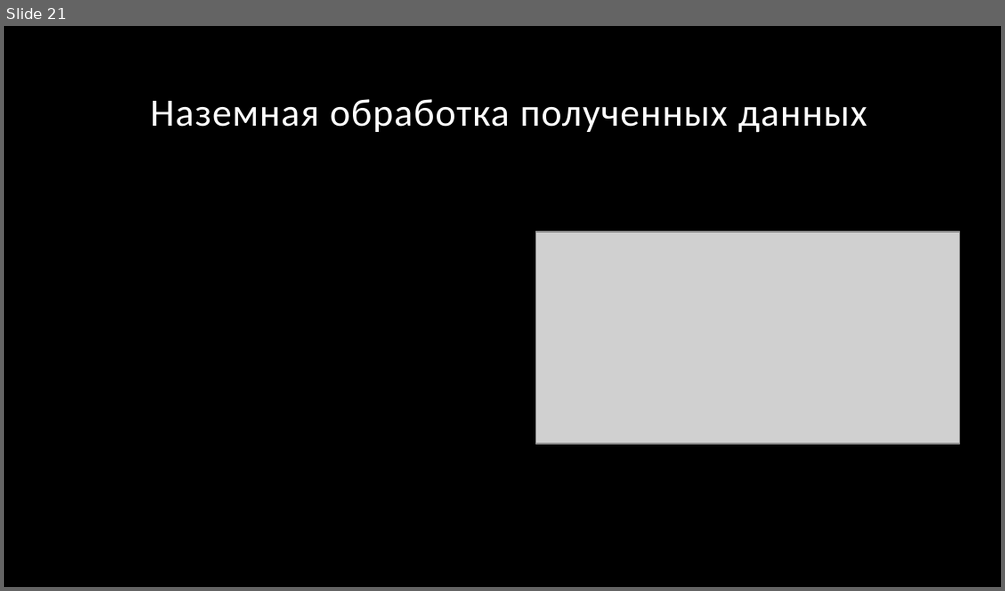
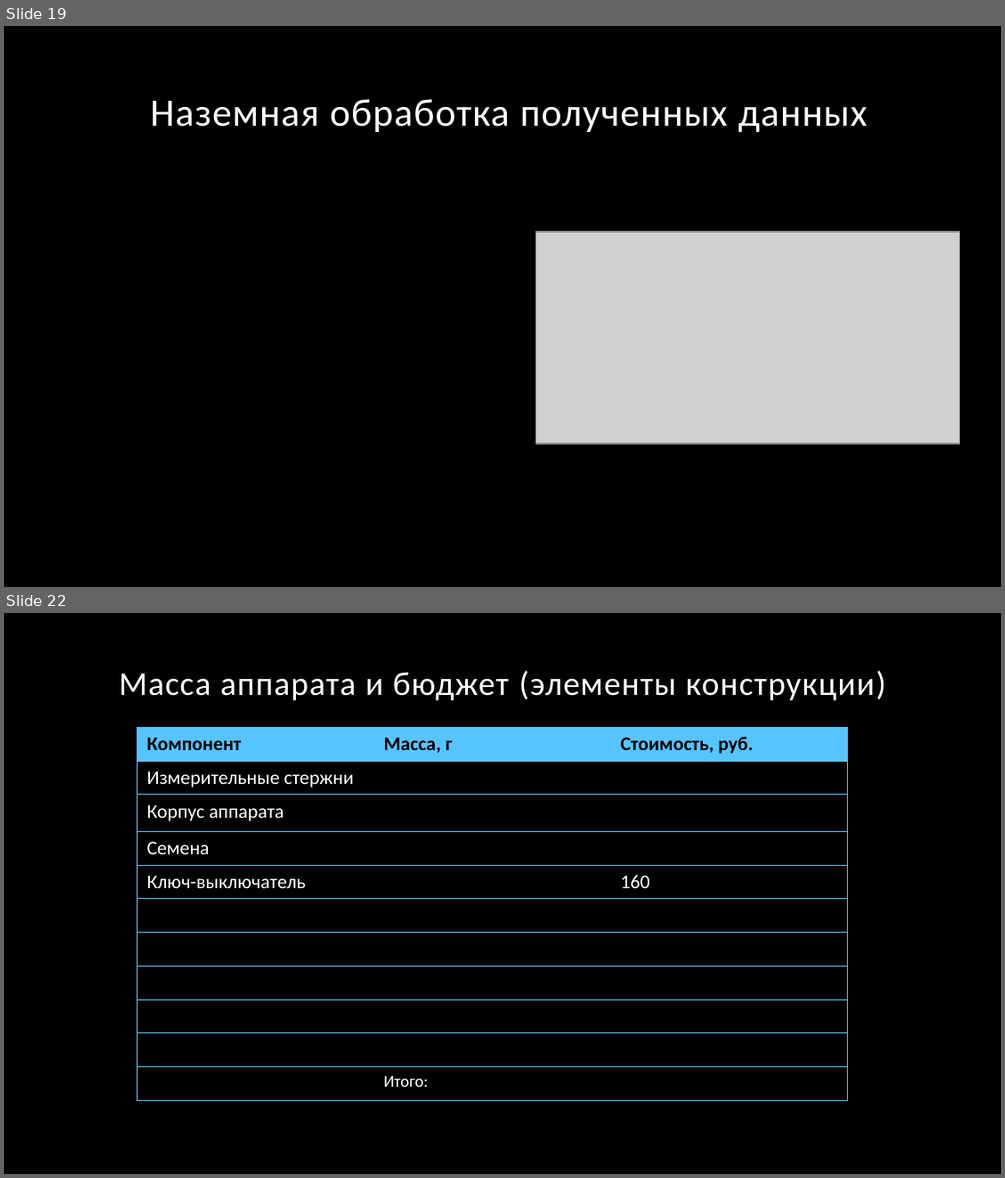
Before and after one commit to granum-space/cansat-2016, a slide deck: documents/Granum_winter-session.pptx. Shown one above the other, each under a label of ours: slide 21 before the commit, slides 19 and 22 after it; the slides between them are not shown. The pictures are 1005x591 and 1005x1178 pixels, drawn with LibreOffice and Linux fonts; fonts in the diff are those of the drawing; grey boxes stand for pictures; background and template pictures are left out. Boxes give left, top, right and bottom in pixels: in the first picture for what was removed or moved away, otherwise in the second. Text is boxed around its words. In the diff, an @@ line names an element or a change of style, - is before the commit and + after.

Commit message:
Добавила в презентацию таблицы с массово-габаритными параметрами и бюджетом спутника + меняю формат презентации

```diff
--- a/documents/Granum_winter-session.pptx
+++ b/documents/Granum_winter-session.pptx
@@ slide 22 added at (4,613,1001,1174), background picture (left out) @@
@@ title added at (119,671,886,700), 24 pt, text #FFFFFF @@
+Масса аппарата и бюджет (элементы конструкции)
@@ table added at (137,728,849,1096), 11 rows, 3 columns @@
+Компонент | Масса, г | Стоимость, руб.
+Измерительные стержни |  | 
+Корпус аппарата |  | 
+Семена |  | 
+Ключ-выключатель |  | 160
+ |  | 
+ |  | 
+ |  | 
+ |  | 
+ |  | 
+ | Итого: | 
@@ what was slide 21 is now slide 19 @@
```
Also in this commit, not shown: 4 slides changed, 3 other slides added, 4 slides removed.
